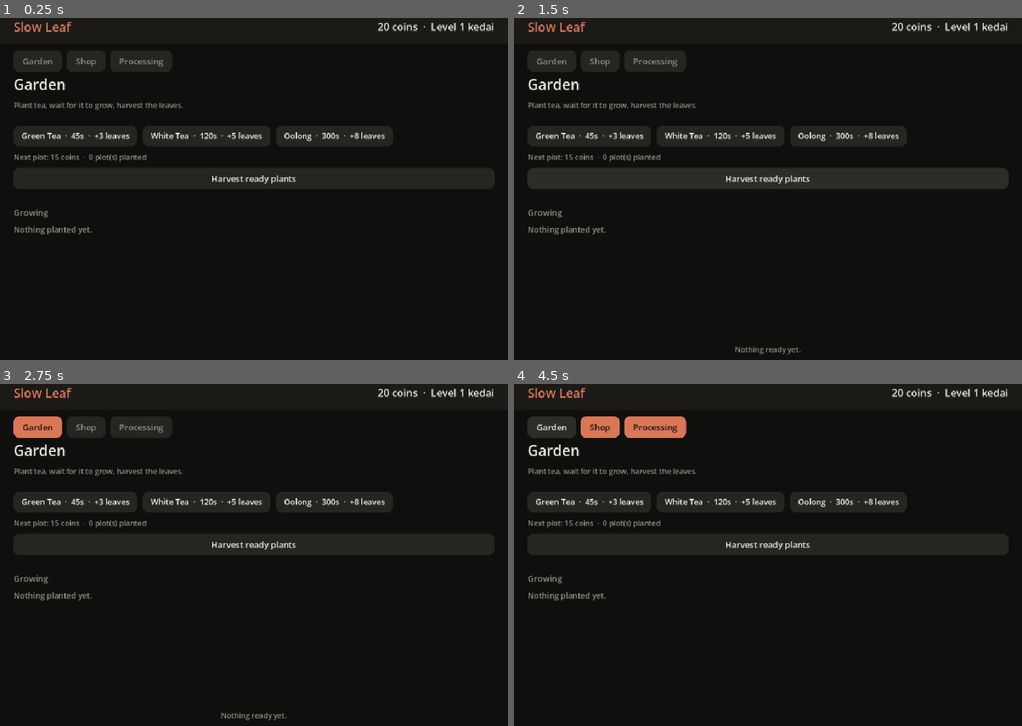
Above: before the commit, frames 1-4 (two rows, left to right).
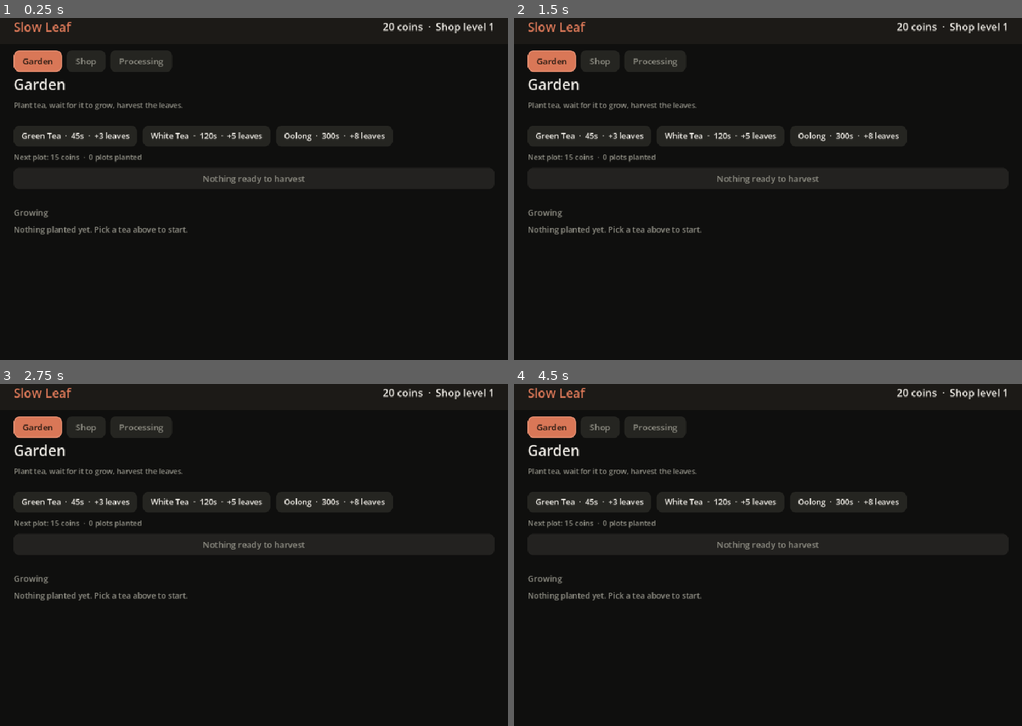
Above: after the commit, the same moments.

Repository: adisetiawanx/indie-game
Game: Godot game, scene res://scenes/main.tscn
Same seed, same stepped clock (60 frames per second), same inputs: the game is played once before the commit and once after it.
Inputs (mouse positions are in pixels of both pictures, inside the frame that each line leads up to):
- Up to frame 1 (0.25 s): no input
- Up to frame 2 (1.5 s): click (768, 178) at 0.5 s, where only the run before the commit has a clickable "Harvest ready plants"; click (768, 178) at 1.25 s, where only the run before the commit has a clickable "Harvest ready plants"
- Up to frame 3 (2.75 s): click "Garden" at 2 s
- Up to frame 4 (4.5 s): click "Shop" at 2.75 s; click "Processing" at 3.5 s; click "Garden" at 4.25 s

The runs differ from the first frame. In frame 1, 1.4% of the frame differs, in the area x 2-98%, y 1-63%; in frame 2, 1.5%; in frame 3, 0.9%; in frame 4, 2.6%.

Commit message:
polish pass: progress bars, tab states, serve button, english copy

Diff:
--- a/project.godot
+++ b/project.godot
@@ -1,9 +1,16 @@
 ; Engine configuration file.
+; It's best edited using the editor UI and not directly,
+; since the parameters that go here are not all obvious.
+;
+; Format:
+;   [section] ; section goes between []
+;   param=value ; assign values to parameters
+
 config_version=5
 
 [application]
 
-config/name="Indie Game"
+config/name="Slow Leaf"
 run/main_scene="res://scenes/main.tscn"
 config/features=PackedStringArray("4.7", "GL Compatibility")
 
@@ -16,7 +23,6 @@
 window/size/viewport_width=900
 window/size/viewport_height=620
 window/stretch/mode="canvas_items"
-window/stretch/aspect="keep"
 
 [rendering]
 
--- a/scripts/main.gd
+++ b/scripts/main.gd
@@ -22,7 +22,7 @@
 
 # garden page
 var coins_label: Label
-var garden_rows: VBoxContainer
+var harvest_button: Button
 var plant_buttons: Dictionary = {}
 var plot_price_label: Label
 
@@ -42,6 +42,7 @@
 var status_tween: Tween
 var press_button: Button
 var interactive := true  # false saat selftest, supaya _process tidak jalan
+var plot_bars: VBoxContainer  # progress bar tanaman di garden page
 
 
 func _ready() -> void:
@@ -191,6 +192,8 @@
 	hover.content_margin_right = 16.0
 	b.add_theme_stylebox_override("hover", hover)
 	var pressed := _box(COL_ACCENT, 10)
+	pressed.border_color = COL_ACCENT_HOVER
+	pressed.set_border_width_all(2)
 	pressed.content_margin_left = 16.0
 	pressed.content_margin_right = 16.0
 	b.add_theme_stylebox_override("pressed", pressed)
@@ -201,6 +204,10 @@
 func _show_page(page: String) -> void:
 	for k in pages.keys():
 		pages[k].visible = (k == page)
+	# sinkronkan toggle tab dengan halaman aktif
+	tab_garden.button_pressed = page == "garden"
+	tab_shop.button_pressed = page == "shop"
+	tab_processing.button_pressed = page == "processing"
 
 
 func _build_garden_page() -> Control:
@@ -248,11 +255,13 @@
 	vbox.add_child(plot_price_label)
 
 	var harvest := Button.new()
-	harvest.text = "Harvest ready plants"
+	harvest.text = "Nothing ready to harvest"
 	harvest.add_theme_font_size_override("font_size", 15)
 	_style_action_button(harvest)
 	harvest.pressed.connect(_on_harvest)
+	harvest.disabled = true
 	vbox.add_child(harvest)
+	harvest_button = harvest
 
 	vbox.add_child(_spacer(10))
 	var gh := Label.new()
@@ -261,9 +270,10 @@
 	gh.add_theme_color_override("font_color", COL_MUTED)
 	vbox.add_child(gh)
 
-	garden_rows = VBoxContainer.new()
-	garden_rows.add_theme_constant_override("separation", 6)
-	vbox.add_child(garden_rows)
+	plot_bars = VBoxContainer.new()
+	plot_bars.size_flags_vertical = Control.SIZE_EXPAND_FILL
+	plot_bars.add_theme_constant_override("separation", 6)
+	vbox.add_child(plot_bars)
 
 	return scroll
 
@@ -312,7 +322,18 @@
 	serve_button = Button.new()
 	serve_button.text = "Serve"
 	serve_button.add_theme_font_size_override("font_size", 15)
-	_style_action_button(serve_button)
+	serve_button.add_theme_color_override("font_color", Color("1a120c"))
+	serve_button.add_theme_color_override("font_hover_color", Color("1a120c"))
+	serve_button.add_theme_color_override("font_pressed_color", Color("1a120c"))
+	serve_button.add_theme_color_override("font_hover_pressed_color", Color("1a120c"))
+	serve_button.add_theme_color_override("font_disabled_color", COL_MUTED)
+	serve_button.add_theme_stylebox_override("normal", _box(COL_ACCENT, 10))
+	serve_button.add_theme_stylebox_override("hover", _box(COL_ACCENT_HOVER, 10))
+	var serve_pressed := _box(COL_ACCENT_PRESS, 10)
+	serve_button.add_theme_stylebox_override("pressed", serve_pressed)
+	serve_button.add_theme_stylebox_override("hover_pressed", serve_pressed)
+	var serve_disabled := _box(COL_SURFACE_2, 10)
+	serve_button.add_theme_stylebox_override("disabled", serve_disabled)
 	serve_button.pressed.connect(_on_serve)
 	serve_row.add_child(serve_button)
 
@@ -388,27 +409,61 @@
 # ============ REFRESH ============
 
 func _refresh() -> void:
-	coins_label.text = "%d coins  ·  Level %d kedai" % [int(Game.coins), Game.shop_level]
+	var plural := "" if Game.plots.size() == 1 else "s"
+	coins_label.text = "%d coins  ·  Shop level %d" % [int(Game.coins), Game.shop_level]
 
 	# garden
 	for pid in plant_buttons.keys():
 		plant_buttons[pid].disabled = Game.coins < Game.plant_price()
-	plot_price_label.text = "Next plot: %d coins  ·  %d plot(s) planted" % [
-		int(Game.plant_price()), Game.plots.size(),
+	plot_price_label.text = "Next plot: %d coins  ·  %d plot%s planted" % [
+		int(Game.plant_price()), Game.plots.size(), plural,
 	]
-	_clear_children(garden_rows)
+	var ready := Game.ready_plots()
+	harvest_button.disabled = ready == 0
+	if ready == 0:
+		harvest_button.text = "Nothing ready to harvest"
+	else:
+		harvest_button.text = "Harvest %d plant%s" % [ready, "" if ready == 1 else "s"]
+
+	_clear_children(plot_bars)
 	if Game.plots.is_empty():
-		garden_rows.add_child(_muted_row("Nothing planted yet."))
+		var empty := _muted_row("Nothing planted yet. Pick a tea above to start.")
+		plot_bars.add_child(empty)
 	for p in Game.plots:
 		var info: Dictionary = Game.TEA_PLANTS[p["plant"]]
-		var left: float = maxf(0.0, float(p["ready_at"]) - Game._now())
-		var txt: String
+		var now: float = Game._now()
+		var total: float = float(info["grow_seconds"])
+		var left: float = maxf(0.0, float(p["ready_at"]) - now)
+		var frac: float = clampf(1.0 - left / total, 0.0, 1.0)
+		var row := VBoxContainer.new()
+		row.add_theme_constant_override("separation", 2)
+		var lbl := Label.new()
+		lbl.add_theme_font_size_override("font_size", 14)
 		if left <= 0.0:
-			txt = "%s  ·  READY, +%d leaves" % [info["name"], int(info["yield"])]
-			garden_rows.add_child(_colored_row(txt, COL_SUCCESS))
+			lbl.text = "%s  ·  READY, +%d leaves" % [info["name"], int(info["yield"])]
+			lbl.add_theme_color_override("font_color", COL_ACCENT)
 		else:
-			txt = "%s  ·  %d:%02d remaining" % [info["name"], int(left) / 60, int(left) % 60]
-			garden_rows.add_child(_muted_row(txt))
+			lbl.text = "%s  ·  %d:%02d remaining" % [
+				info["name"], int(left) / 60, int(left) % 60,
+			]
+			lbl.add_theme_color_override("font_color", COL_MUTED)
+		row.add_child(lbl)
+		var bar := ProgressBar.new()
+		bar.min_value = 0.0
+		bar.max_value = 1.0
+		bar.value = frac
+		bar.show_percentage = false
+		bar.custom_minimum_size = Vector2(0, 10)
+		var bg_style := StyleBoxFlat.new()
+		bg_style.bg_color = COL_SURFACE
+		bg_style.set_corner_radius_all(5)
+		var fill_style := StyleBoxFlat.new()
+		fill_style.bg_color = COL_ACCENT if left <= 0.0 else Color("b08954")
+		fill_style.set_corner_radius_all(5)
+		bar.add_theme_stylebox_override("background", bg_style)
+		bar.add_theme_stylebox_override("fill", fill_style)
+		row.add_child(bar)
+		plot_bars.add_child(row)
 
 	# shop
 	if Game.customer.is_empty():
@@ -505,12 +560,6 @@
 	return l
 
 
-func _colored_row(text: String, color: Color) -> Label:
-	var l := _muted_row(text)
-	l.add_theme_color_override("font_color", color)
-	return l
-
-
 # ============ AKSI ============
 
 func _on_plant(plant_id: String) -> void:
@@ -733,13 +782,14 @@
 		"name": "Nyonya Lian", "product": "green_tea",
 		"reward": 6.0, "xp": 1, "patience": 28.0,
 	}
-	await get_tree().process_frame
-	await get_tree().process_frame
-	_show_page("garden")
-	_refresh()
-	await get_tree().process_frame
-	var img := get_viewport().get_texture().get_image()
-	var out := ProjectSettings.globalize_path("user://screenshot.png")
-	img.save_png(out)
-	print("SCREENSHOT_SAVED: " + out)
+	var out_dir := ProjectSettings.globalize_path("user://")
+	for entry in [["garden", "garden"], ["shop", "shop"], ["processing", "processing"]]:
+		_show_page(entry[0])
+		_refresh()
+		await get_tree().process_frame
+		await get_tree().process_frame
+		var img := get_viewport().get_texture().get_image()
+		var out: String = out_dir + "screenshot_" + str(entry[1]) + ".png"
+		img.save_png(out)
+		print("SCREENSHOT_SAVED: " + out)
 	get_tree().quit()
